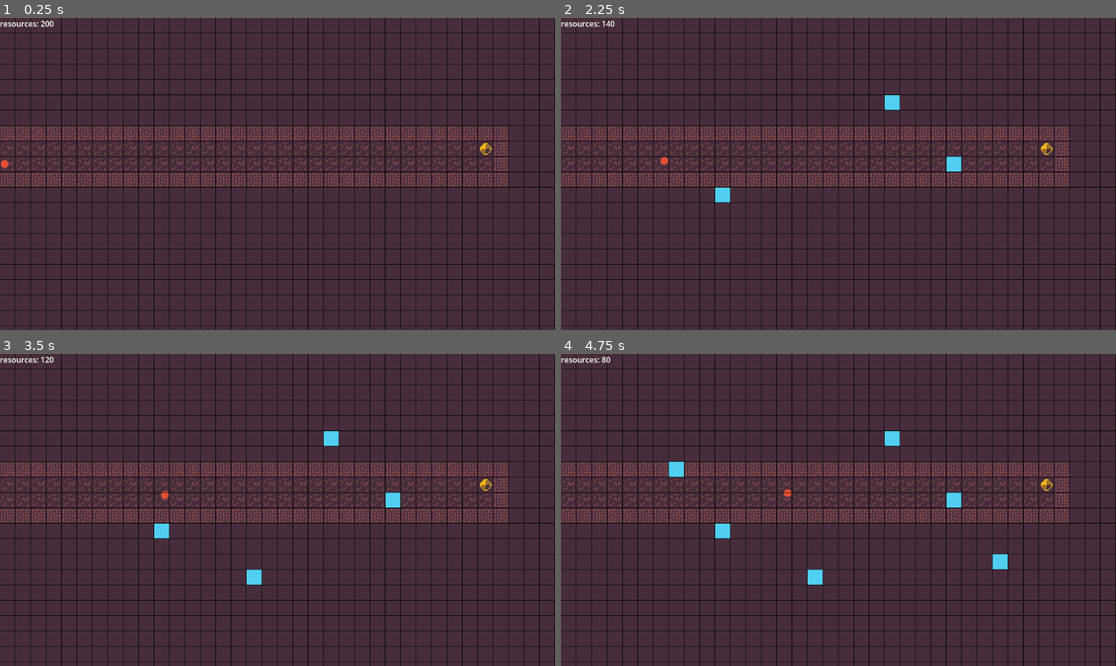
Above: before the commit, frames 1-4 (two rows, left to right).
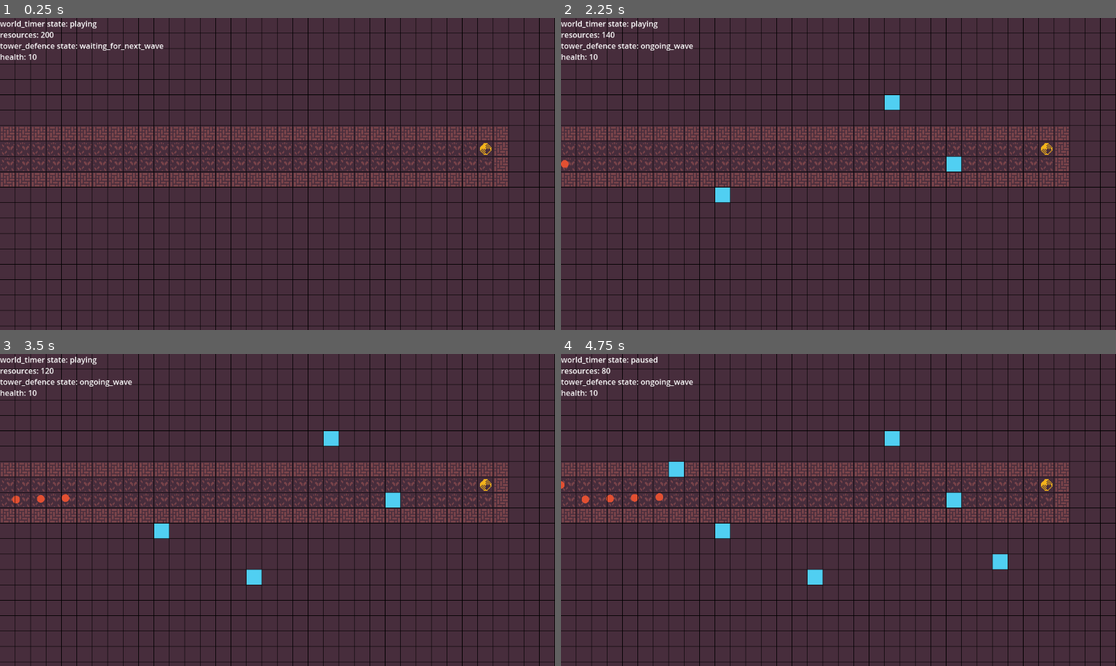
Above: after the commit, the same moments.

Repository: JeppeLindberg/Factory_tower_defence
Game: Godot game, scene res://scenes/main_scene.tscn
Two runs of this game, one before a commit and one after it. Both use one fixed random seed, a clock stepped at 60 frames per second and the inputs below.
Inputs (mouse positions are in pixels of both pictures, inside the frame that each line leads up to):
- Up to frame 1 (0.25 s): no input
- Up to frame 2 (2.25 s): move the mouse to (960, 158) at 0.52 s; click (960, 158) at 0.67 s; move the mouse to (727, 189) at 1.27 s; click (727, 189) at 1.42 s; move the mouse to (894, 105) at 2.02 s; click (894, 105) at 2.17 s
- Up to frame 3 (3.5 s): move the mouse to (249, 572) at 2.77 s; click (249, 572) at 2.92 s
- Up to frame 4 (4.75 s): move the mouse to (1005, 556) at 3.52 s; click (1005, 556) at 3.67 s; tap Space (pause_play, bound only after the commit) at 4.15 s; move the mouse to (672, 463) at 4.27 s; click (672, 463) at 4.42 s

The runs differ from the first frame. In frame 1, 0.7% of the frame differs, in the area x 0-30%, y 0-49%; in frame 2, 0.7%; in frame 3, 0.7%; in frame 4, 0.8%, in the area x 0-42%, y 0-48%.

Commit message:
Progress

Diff:
--- a/project.godot
+++ b/project.godot
@@ -14,3 +14,11 @@
 run/main_scene="res://scenes/main_scene.tscn"
 config/features=PackedStringArray("4.0", "Forward Plus")
 config/icon="res://icon.svg"
+
+[input]
+
+pause_play={
+"deadzone": 0.5,
+"events": [Object(InputEventKey,"resource_local_to_scene":false,"resource_name":"","device":0,"window_id":0,"alt_pressed":false,"shift_pressed":false,"ctrl_pressed":false,"meta_pressed":false,"pressed":false,"keycode":32,"physical_keycode":0,"key_label":0,"unicode":0,"echo":false,"script":null)
+]
+}
--- a/scenes/main_scene.tscn
+++ b/scenes/main_scene.tscn
@@ -1,19 +1,27 @@
-[gd_scene load_steps=9 format=3 uid="uid://dx78awoua36rc"]
+[gd_scene load_steps=10 format=3 uid="uid://dx78awoua36rc"]
 
 [ext_resource type="Script" path="res://scripts/main_scene.gd" id="1_kikt0"]
 [ext_resource type="Script" path="res://scripts/controller.gd" id="1_v354r"]
 [ext_resource type="Script" path="res://scripts/terrain.gd" id="2_21qa5"]
+[ext_resource type="Script" path="res://scripts/world_timer.gd" id="2_k3tlx"]
+[ext_resource type="Script" path="res://scripts/tower_defence.gd" id="3_s4em8"]
 [ext_resource type="Script" path="res://scripts/debug.gd" id="3_txkdr"]
 [ext_resource type="TileSet" uid="uid://dnv1am0rkftcy" path="res://tilesets/kenny.tres" id="4_mxxtt"]
 [ext_resource type="Script" path="res://scripts/map.gd" id="5_r48p8"]
 [ext_resource type="Script" path="res://scripts/building_placement.gd" id="5_vuthm"]
-[ext_resource type="PackedScene" uid="uid://bpqmsjtte7wyu" path="res://prefabs/enemies/basic_enemy.tscn" id="8_xiuyj"]
 
 [node name="main_scene" type="Node2D"]
 script = ExtResource("1_kikt0")
 
+[node name="world_timer" type="Node2D" parent="."]
+script = ExtResource("2_k3tlx")
+
 [node name="building_placement" type="Node2D" parent="."]
 script = ExtResource("5_vuthm")
+
+[node name="tower_defence" type="Node2D" parent="."]
+script = ExtResource("3_s4em8")
+enemy_path = "res://prefabs/enemies/basic_enemy.tscn"
 
 [node name="terrain" type="Node2D" parent="."]
 script = ExtResource("2_21qa5")
@@ -33,9 +41,6 @@
 
 [node name="enemies" type="Node2D" parent="terrain"]
 
-[node name="basic_enemy" parent="terrain/enemies" instance=ExtResource("8_xiuyj")]
-position = Vector2(87, 238)
-
 [node name="controller" type="Node2D" parent="."]
 script = ExtResource("1_v354r")
 
--- a/scripts/controller.gd
+++ b/scripts/controller.gd
@@ -4,11 +4,14 @@
 
 var _main_scene
 var _building_placement
+var _world_timer
+
 
 # Called when the node enters the scene tree for the first time.
 func _ready():
 	_main_scene = get_node(_scene_paths.MAIN_SCENE)
 	_building_placement = get_node(_scene_paths.BUILDING_PLACEMENT)
+	_world_timer = get_node(_scene_paths.WORLD_TIMER)
 
 # Called on any input that has not already been handled by the UI or other sources
 func _unhandled_input(event):
@@ -16,3 +19,6 @@
 		var tile_pos = _main_scene.pos_to_cell_coord(event.position)
 
 		_building_placement.place_current_building_at_coord(tile_pos)
+
+	if event.is_action_pressed("pause_play"):
+		_world_timer.toggle_pause()
--- a/scripts/enemy_generic.gd
+++ b/scripts/enemy_generic.gd
@@ -6,6 +6,8 @@
 var _root_node
 var _enemy_specific
 var _main_scene
+var _world_timer
+var _tower_defence
 var _terrain
 var _behaviour_nodes
 var _spawn_node
@@ -17,12 +19,14 @@
 	_root_node = get_parent()
 	_enemy_specific = get_child(0)
 	_main_scene = get_node(_scene_paths.MAIN_SCENE)
+	_world_timer = get_node(_scene_paths.WORLD_TIMER)
+	_tower_defence = get_node(_scene_paths.TOWER_DEFENCE)
 	_terrain = get_node(_scene_paths.TERRAIN)
 	_behaviour_nodes = _terrain.get_node("behaviour_nodes")
 
 	_find_spawner_and_target()
 
-	_spawn_time = _main_scene.seconds()
+	_spawn_time = _world_timer.seconds()
 	_root_node.global_position = _spawn_node.global_position
 
 # Finds the spawner and target that this enemy uses
@@ -41,6 +45,13 @@
 	_target_node = _main_scene.get_random_element(all_targets)
 
 func _process(_delta):
-	var time_elapsed = _main_scene.seconds() - _spawn_time
+	var time_elapsed = _world_timer.seconds() - _spawn_time
 	var weight = time_elapsed * _enemy_specific.speed / 10.0
 	_root_node.global_position = lerp(_spawn_node.global_position, _target_node.global_position, weight)
+
+	if weight > 1:
+		_tower_defence.take_damage()
+		die()
+
+func die():
+	_root_node.queue_free()
--- a/scripts/library/scene_paths.gd
+++ b/scripts/library/scene_paths.gd
@@ -2,3 +2,5 @@
 const DEBUG: String = "/root/main_scene/debug"
 const TERRAIN: String = "/root/main_scene/terrain"
 const BUILDING_PLACEMENT: String = "/root/main_scene/building_placement"
+const WORLD_TIMER: String = "/root/main_scene/world_timer"
+const TOWER_DEFENCE: String = "/root/main_scene/tower_defence"
--- /dev/null
+++ b/scripts/library/timer_states.gd
@@ -0,0 +1,3 @@
+const PLAYING: String = "playing"
+const PAUSED: String = "paused"
+const STOPPED: String = "stopped"
--- /dev/null
+++ b/scripts/library/tower_defence_states.gd
@@ -0,0 +1,2 @@
+const WAITING_FOR_NEXT_WAVE: String = "waiting_for_next_wave"
+const ONGOING_WAVE: String = "ongoing_wave"
--- a/scripts/main_scene.gd
+++ b/scripts/main_scene.gd
@@ -21,6 +21,7 @@
 
 	activate_node(self)
 
+# Distributes a message to a node and its children recursively, that activates that node after all nodes have been instantiated
 func activate_node(node):
 	if not _allow_activate_node:
 		return
--- /dev/null
+++ b/scripts/tower_defence.gd
@@ -0,0 +1,58 @@
+extends Node2D
+
+var _scene_paths := preload("res://scripts/library/scene_paths.gd").new()
+var _tower_defence_states := preload("res://scripts/library/tower_defence_states.gd").new()
+
+var _main_scene
+var _world_timer
+var _debug
+var _terrain
+var _enemies
+
+@export var enemy_path: String
+
+var _state
+var _next_event_timer
+var _remaining_health = 10
+var _remaining_enemy_spawns
+
+
+func activate():
+	_main_scene = get_node(_scene_paths.MAIN_SCENE)
+	_world_timer = get_node(_scene_paths.WORLD_TIMER)
+	_debug = get_node(_scene_paths.DEBUG)
+	_terrain = get_node(_scene_paths.TERRAIN)
+	_enemies = _terrain.get_node("enemies")
+
+	_next_event_timer = _world_timer.seconds() + 2
+
+	_state = _tower_defence_states.WAITING_FOR_NEXT_WAVE
+
+func _process(_delta):
+	_debug.add_debug_text("tower_defence state", _state)
+	_debug.add_debug_text("health", _remaining_health)
+
+	while _world_timer.seconds() > _next_event_timer:
+		if _state == _tower_defence_states.WAITING_FOR_NEXT_WAVE:
+			_remaining_enemy_spawns = 10
+			change_state(_tower_defence_states.ONGOING_WAVE)
+
+		if _state == _tower_defence_states.ONGOING_WAVE:
+			spawn_enemy()
+			if _remaining_enemy_spawns <= 0:
+				_next_event_timer += 10.0
+				change_state(_tower_defence_states.WAITING_FOR_NEXT_WAVE)
+			else:
+				_next_event_timer += 0.5
+
+func change_state(new_state):
+	_state = new_state
+
+func spawn_enemy():
+	_remaining_enemy_spawns -= 1
+	_main_scene.create_node(enemy_path, _enemies)
+
+func take_damage():
+	_remaining_health -= 1
+	if _remaining_health == 0:
+		_world_timer.stop()
--- /dev/null
+++ b/scripts/world_timer.gd
@@ -0,0 +1,33 @@
+extends Node2D
+
+var _timer_states := preload("res://scripts/library/timer_states.gd").new()
+var _scene_paths := preload("res://scripts/library/scene_paths.gd").new()
+
+var _main_scene
+var _debug
+
+var _seconds = 0
+var _state
+
+
+func activate():
+	_main_scene = get_node(_scene_paths.MAIN_SCENE)
+	_debug = get_node(_scene_paths.DEBUG)
+	_state = _timer_states.PLAYING
+
+func _process(delta):
+	_debug.add_debug_text("world_timer state", _state)
+	if _state == _timer_states.PLAYING:
+		_seconds += delta
+
+func toggle_pause():
+	if _state == _timer_states.PLAYING:
+		_state = _timer_states.PAUSED
+	elif _state == _timer_states.PAUSED:
+		_state = _timer_states.PLAYING
+
+func stop():
+	_state = _timer_states.STOPPED
+
+func seconds():
+	return _seconds
